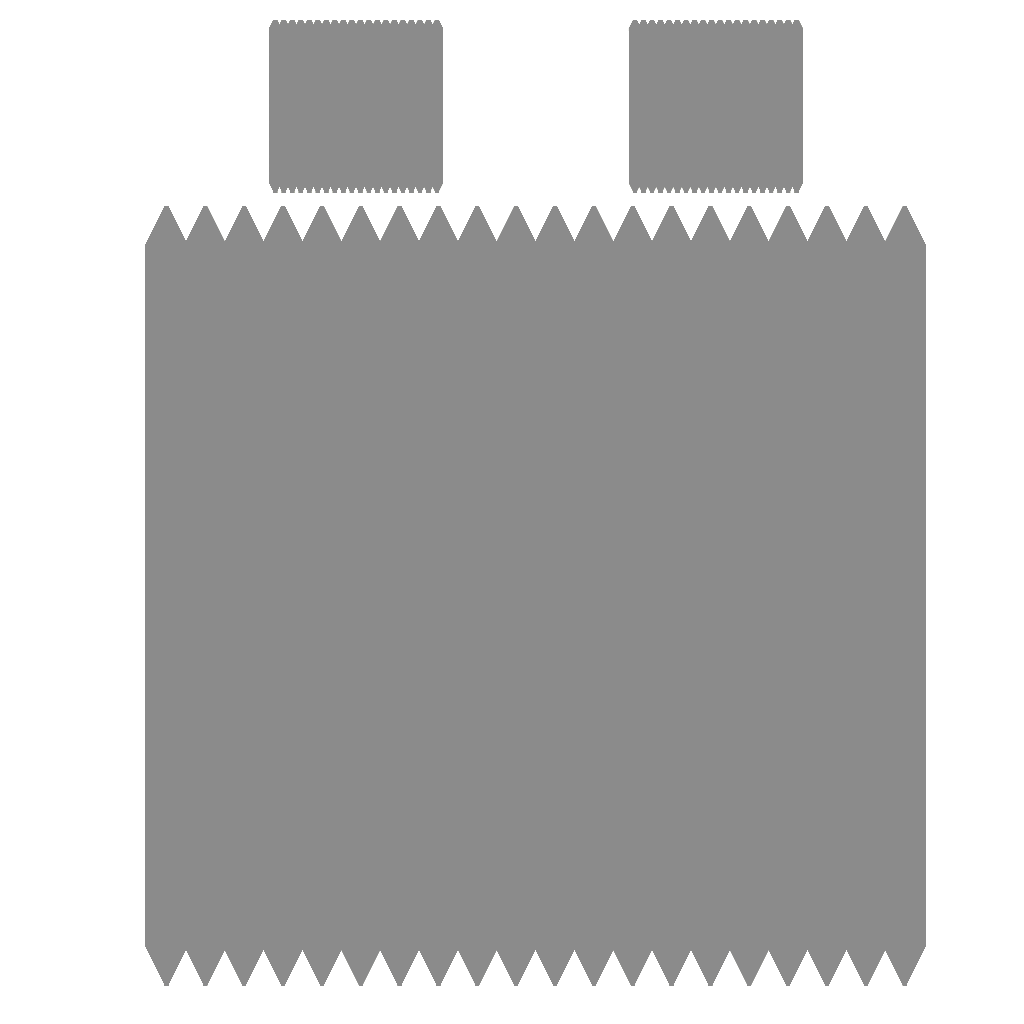
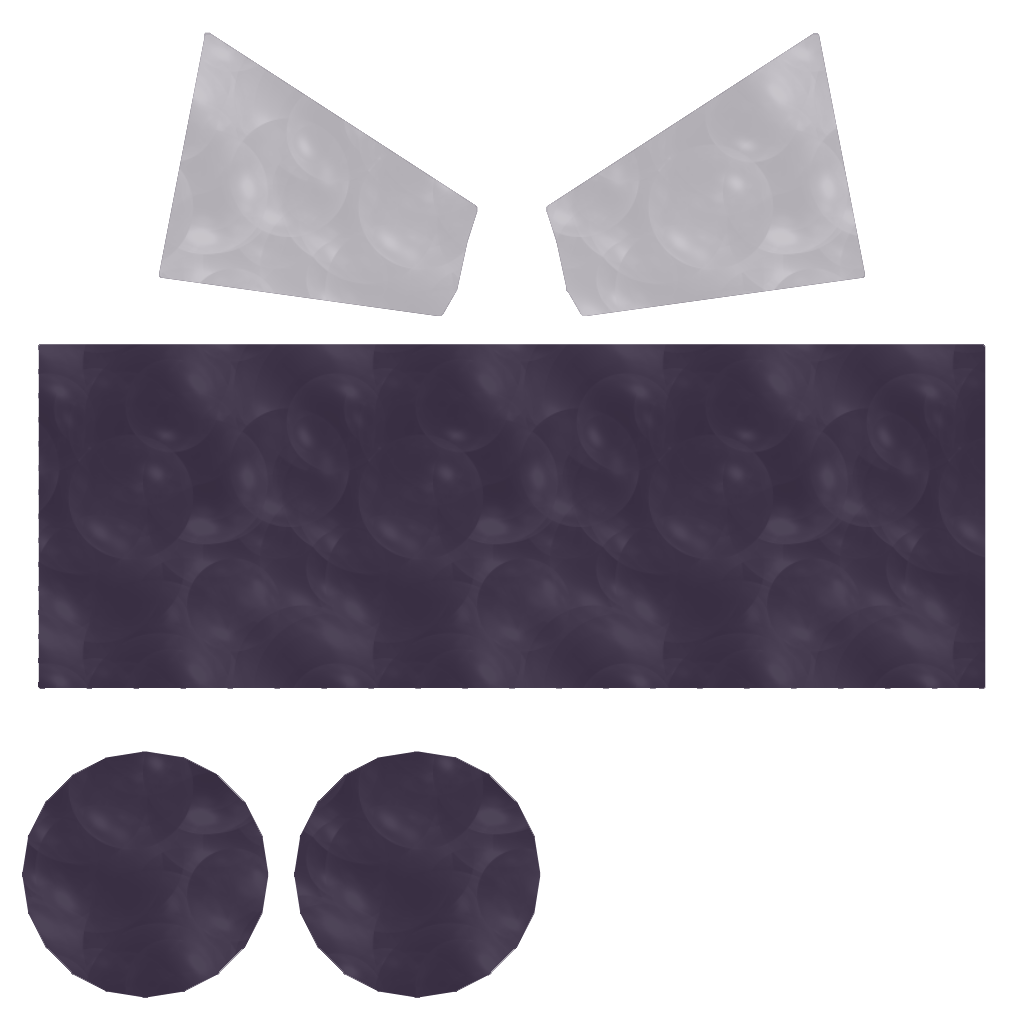
Before/after of a 1024 x 1024 layered artwork. What changed in the layer stack:
hid group "UV" (5 layers), moved it above "Base" over <box>22,20,986,998</box>
removed layer "R Hand" (1st of 2, in "Base") from group "Base" over <box>628,20,803,193</box>
renamed "Body" to "Top", moved it above "Bottom", painted on it over <box>145,206,926,998</box>
renamed "R Hand" to "Bottom", moved it into group "Base", painted on it over <box>22,21,802,998</box>
moved "Body" (2nd of 2, in "Base") into group "Base", painted on it over <box>38,207,986,985</box>
renamed "L Hand" to "Right glass", moved it into group "Base", painted on it over <box>270,21,865,316</box>
renamed "L Hand" to "Left glass", painted on it over <box>159,20,478,316</box>
